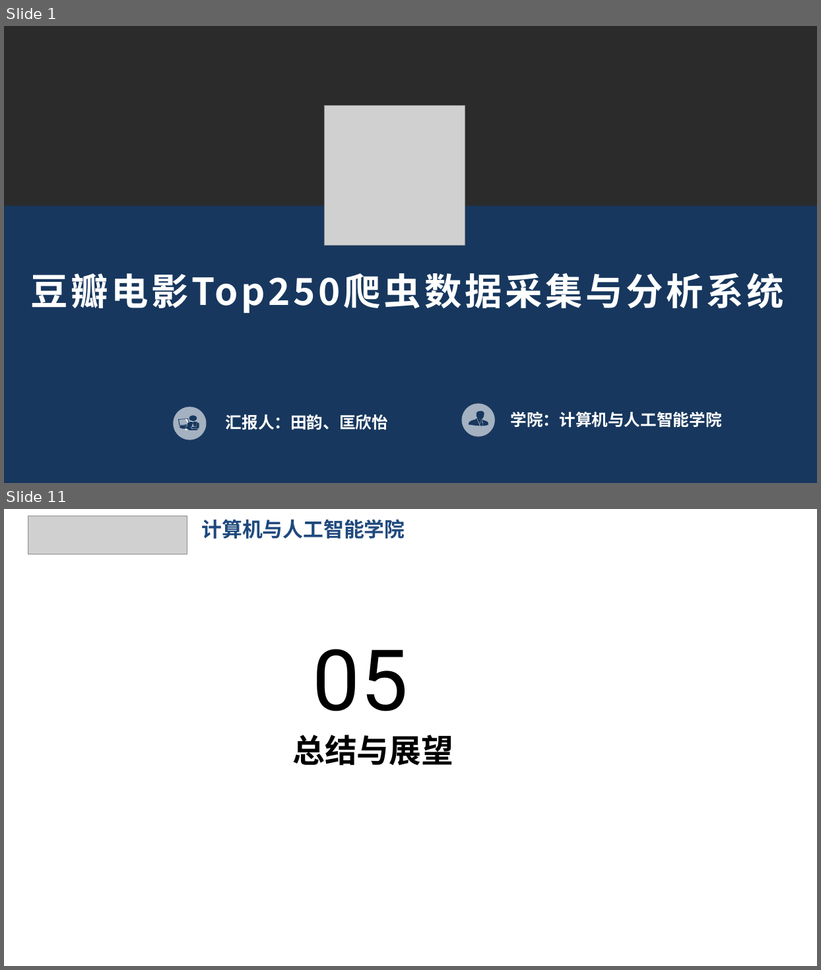
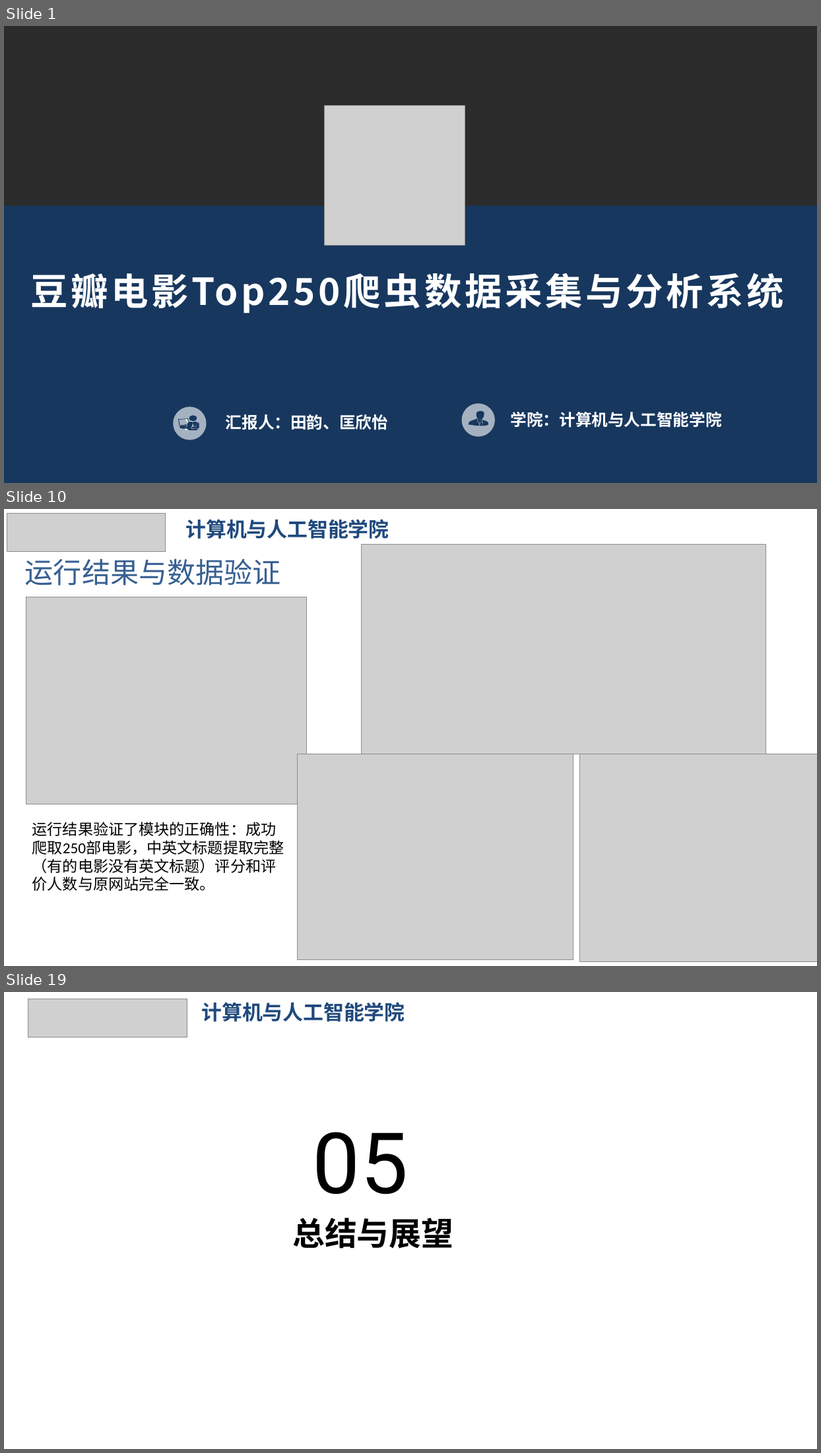
Before and after one commit to ty131421/spider_project, a slide deck: 豆瓣爬虫.pptx. Shown one above the other, each under a label of ours: slides 1 and 11 before the commit, slides 1, 10 and 19 after it; the slides between them are not shown. The pictures are 821x970 and 821x1453 pixels, drawn with LibreOffice and Linux fonts; fonts in the diff are those of the drawing; grey boxes stand for pictures; background and template pictures are left out; a plain dark background stands for a picture behind light text. Boxes give left, top, right and bottom in pixels: in the first picture for what was removed or moved away, otherwise in the second. Text is boxed around its words. In the diff, an @@ line names an element or a change of style, - is before the commit and + after.

Commit message:
完成项目概述、基础爬取模块、进阶详情与动态爬取模块、数据存储方案（前半部分）的ppt内容

```diff
--- a/豆瓣爬虫.pptx
+++ b/豆瓣爬虫.pptx
@@ slide 10 added at <box>4,509,817,966</box>, background picture (left out) @@
@@ picture added at <box>7,513,166,551</box> @@
@@ text added at <box>186,519,389,539</box>, 24 pt, text #1F497D, bold @@
+计算机与人工智能学院
@@ picture added at <box>362,545,766,755</box> @@
@@ title added at <box>25,559,281,586</box>, 33.6 pt, text #376092 @@
+运行结果与数据验证
@@ picture added at <box>26,597,306,804</box> @@
@@ picture added at <box>298,755,574,960</box> @@
@@ picture added at <box>580,755,817,962</box> @@
@@ text added at <box>32,822,284,891</box>, 18 pt, text #000000 @@
+运行结果验证了模块的正确性：成功爬取250部电影，中英文标题提取完整（有的电影没有英文标题）评分和评价人数与原网站完全一致。
@@ what was slide 11 is now slide 19 @@
```
Also in this commit, not shown: 8 slides changed, 8 other slides added, 1 slide removed.
